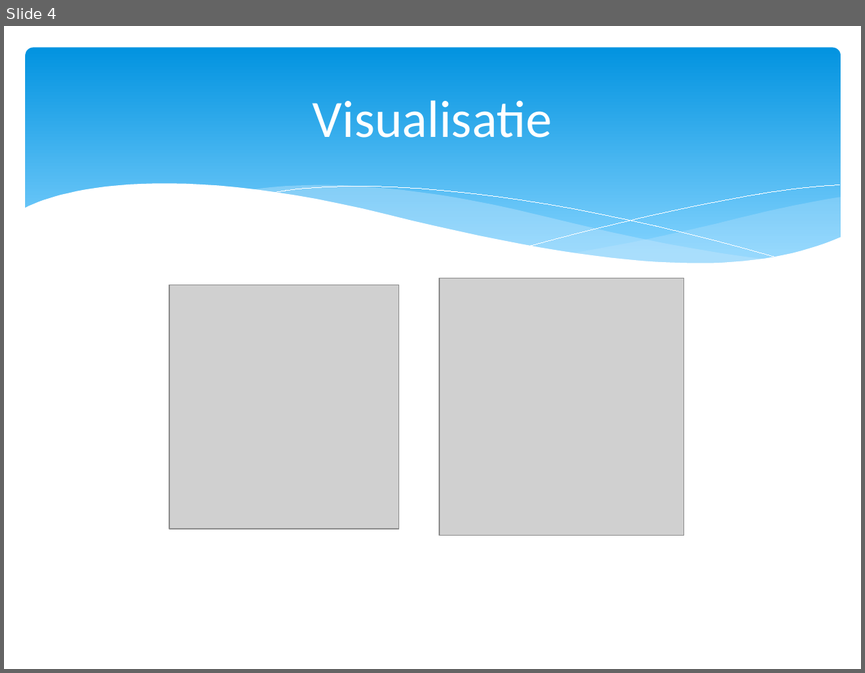
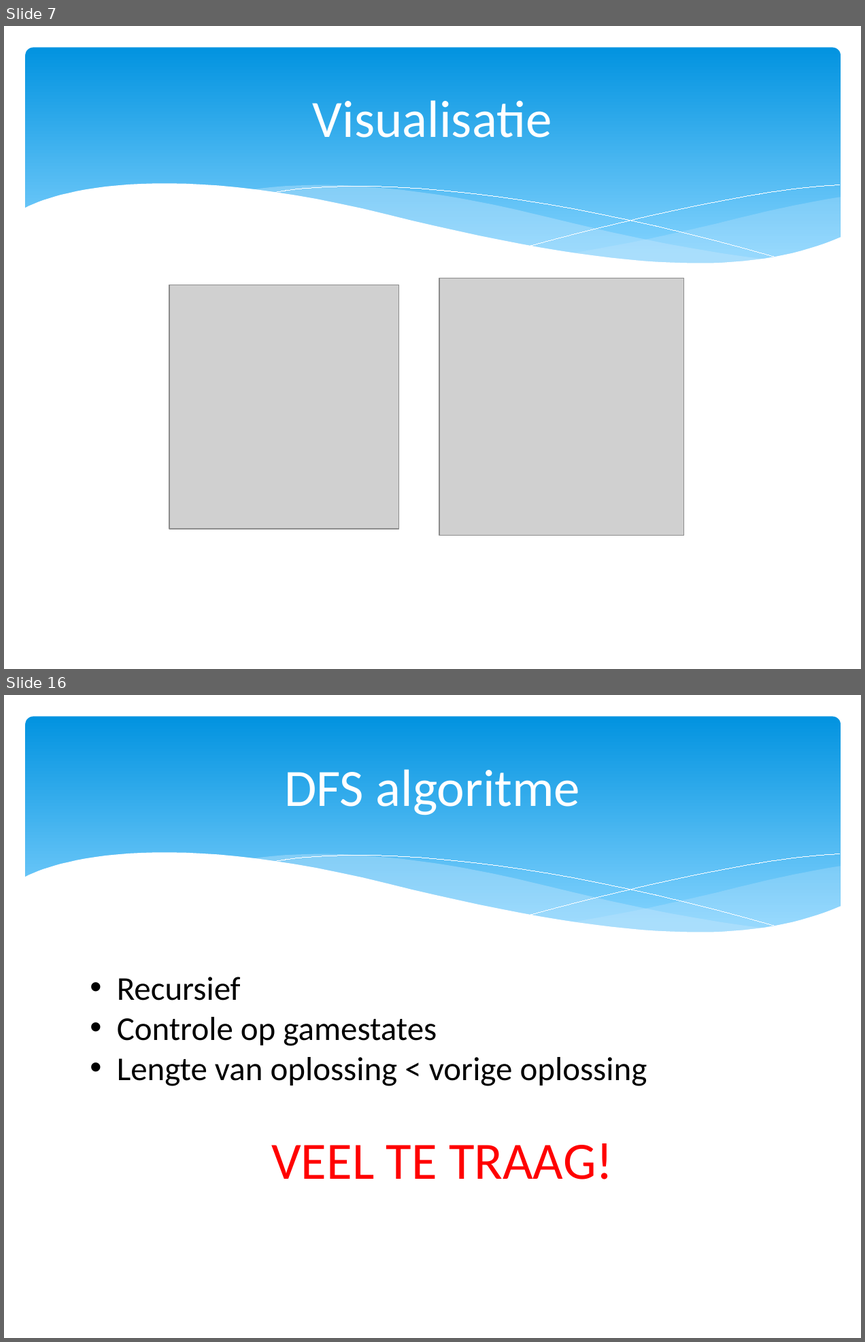
Before and after one commit to Natasjaminor/Spitsuur, a slide deck: presentatie 25-11.pptx. Shown one above the other, each under a label of ours: slide 4 before the commit, slides 7 and 16 after it; the slides between them are not shown. The pictures are 865x673 and 865x1342 pixels, drawn with LibreOffice and Linux fonts; fonts in the diff are those of the drawing; grey boxes stand for pictures. Boxes give left, top, right and bottom in pixels: in the first picture for what was removed or moved away, otherwise in the second. Text is boxed around its words. In the diff, an @@ line names an element or a change of style, - is before the commit and + after.

```diff
--- a/presentatie 25-11.pptx
+++ b/presentatie 25-11.pptx
@@ slide 16 added at [4, 695, 861, 1338], background #FFFFFF; not listed: 6 template elements that a slide beside it also shows @@
@@ title added at [284, 769, 581, 815], 44 pt, text #FFFFFF @@
+DFS algoritme
@@ text added at [117, 977, 647, 1179], 28 pt, text #000000 @@
+• Recursief
+• Controle op gamestates
+• Lengte van oplossing < vorige oplossing
+VEEL TE TRAAG!
@@ what was slide 4 is now slide 7 @@
```
Also in this commit, not shown: 1 slide changed, 18 other slides added.
